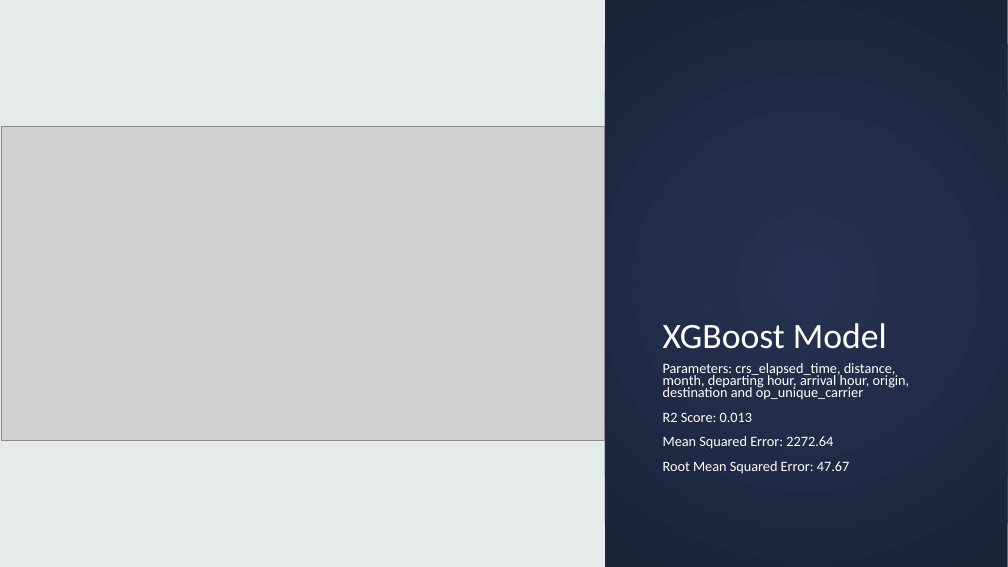
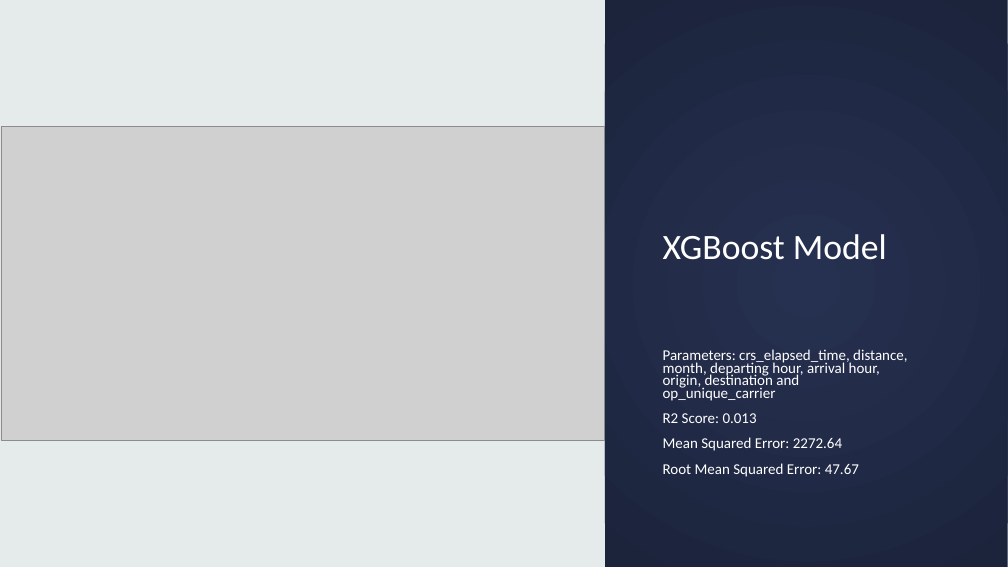
Before and after one commit to JohnathanJack/Predicting-Flight-Delays, a slide deck: slide 12 of Flight_delay.pptx (slide 13 before the commit). Drawn at 1008x567 pixels with LibreOffice and Linux fonts; fonts in the diff are those of the drawing; grey boxes stand for pictures. Boxes give left, top, right and bottom in pixels: in the first picture for what was removed or moved away, otherwise in the second. Text is boxed around its words. In the diff, an @@ line names an element or a change of style, - is before the commit and + after.

```diff
--- a/Flight_delay.pptx
+++ b/Flight_delay.pptx
@@ title "XGBoost Model": place and size @@
-title "XGBoost Model" at (663,323,887,349)
+title "XGBoost Model" at (663,234,887,260)
@@ text "Parameters: crs_elapsed_time, distance, month, departing ...": place and size @@
-text "Parameters: crs_elapsed_time, distance, month, departing ..." at (663,363,910,474)
+text "Parameters: crs_elapsed_time, distance, month, departing ..." at (663,349,907,477)
@@ text "Parameters: crs_elapsed_time, distance, month, departing ..." at (663,349,907,477): size 13.6 to 14.3 pt @@
```
Also in this commit, not shown: 4 other slides changed, 3 other files.
